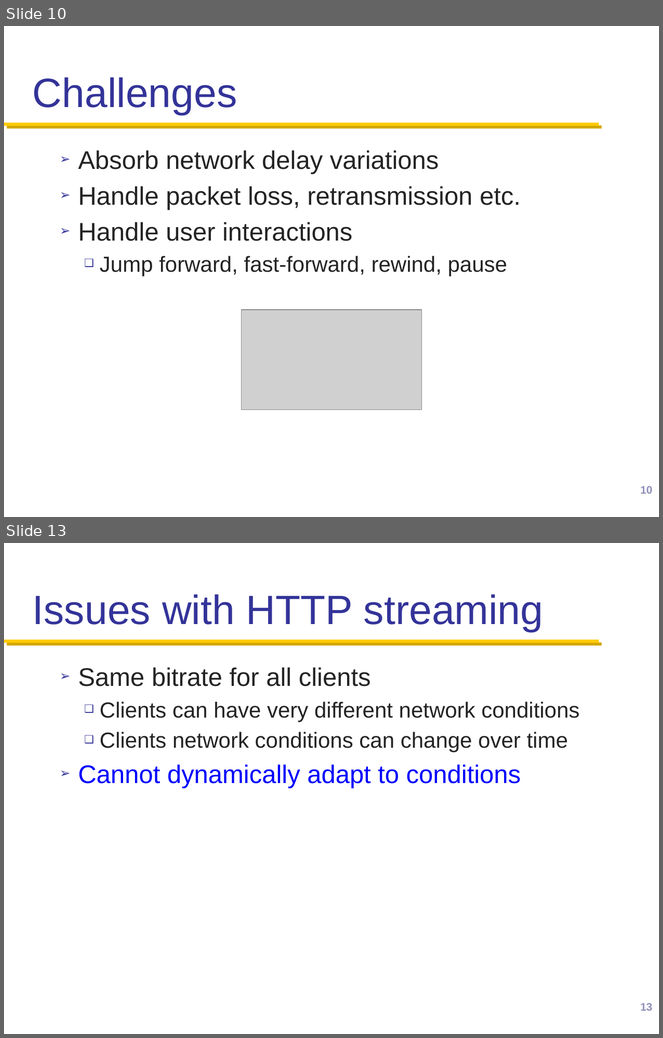
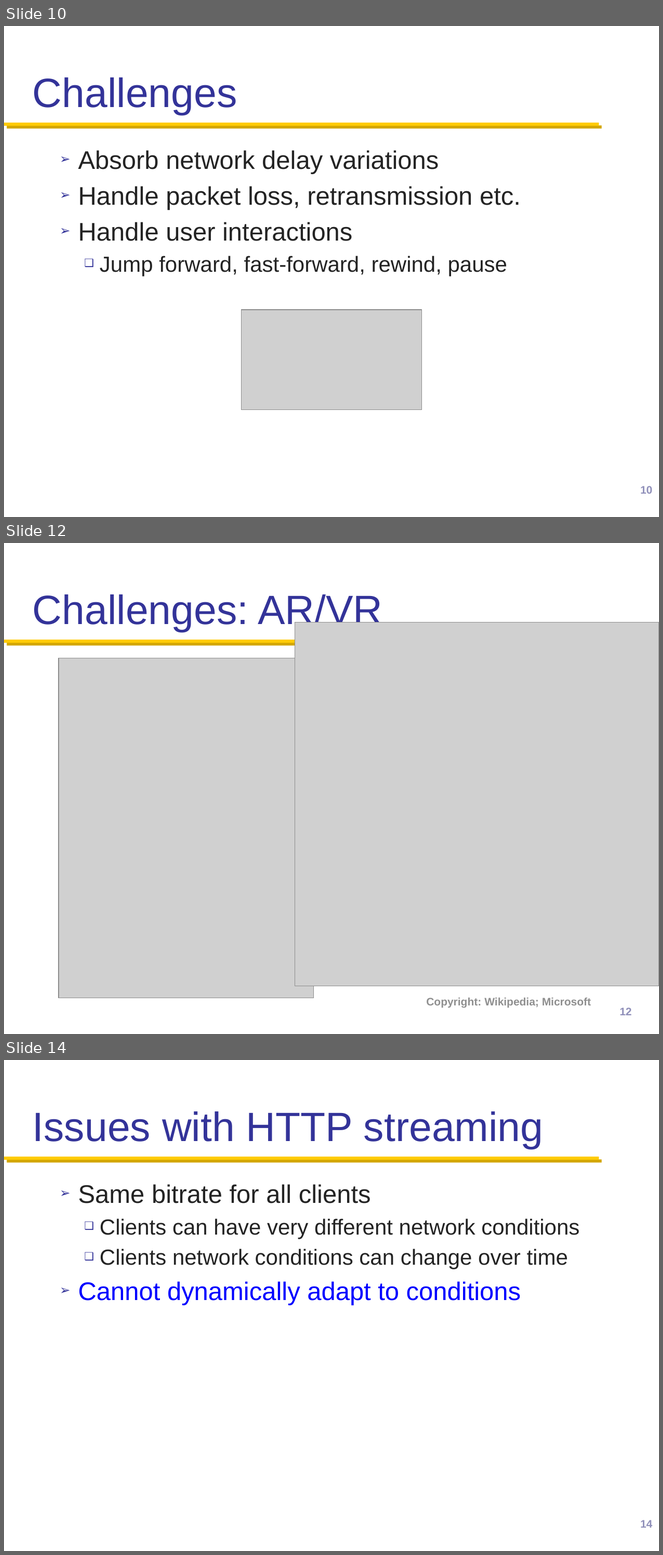
Before and after one commit to henryhxu/CSCI4430-ESTR4120, a slide deck: lectures/lec5.pptx. Shown one above the other, each under a label of ours: slides 10 and 13 before the commit, slides 10, 12 and 14 after it; the slides between them are not shown. The pictures are 663x1038 and 663x1555 pixels, drawn with LibreOffice and Linux fonts; fonts in the diff are those of the drawing; grey boxes stand for pictures; background and template pictures are left out. Boxes give left, top, right and bottom in pixels: in the first picture for what was removed or moved away, otherwise in the second. Text is boxed around its words. In the diff, an @@ line names an element or a change of style, - is before the commit and + after.

```diff
--- a/lectures/lec5.pptx
+++ b/lectures/lec5.pptx
@@ slide 12 added at [4,543,659,1034], background #FFFFFF; not listed: 1 template element that a slide beside it also shows @@
@@ title added at [33,594,383,632], 45 pt, text #333399 @@
+Challenges: AR/VR
@@ picture added at [295,622,659,987] @@
@@ picture added at [59,658,314,999] @@
@@ text added at [426,998,591,1008], 12 pt, text #8F8F8F, bold @@
+Copyright: Wikipedia; Microsoft
@@ page number added at [620,1008,632,1016], 12 pt, text #9090BA @@
+12
@@ what was slide 13 is now slide 14 @@
@@ page number at [640,1520,652,1528]: text changed @@
-13
+14
```
Also in this commit, not shown: 8 slides changed.
